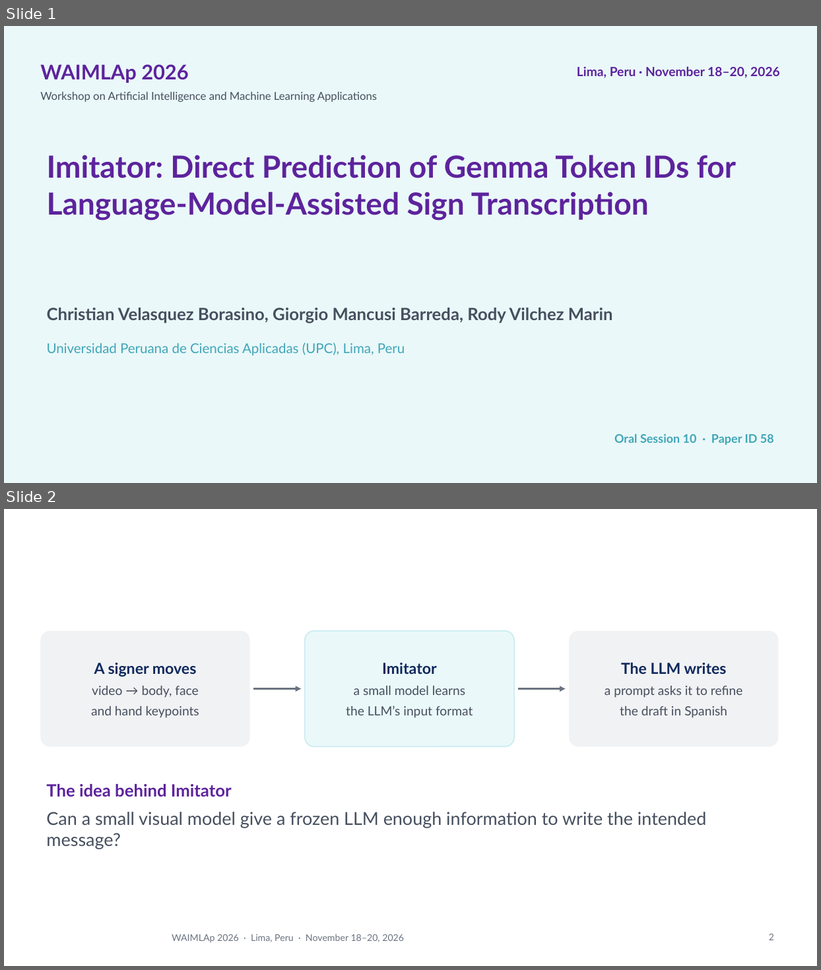
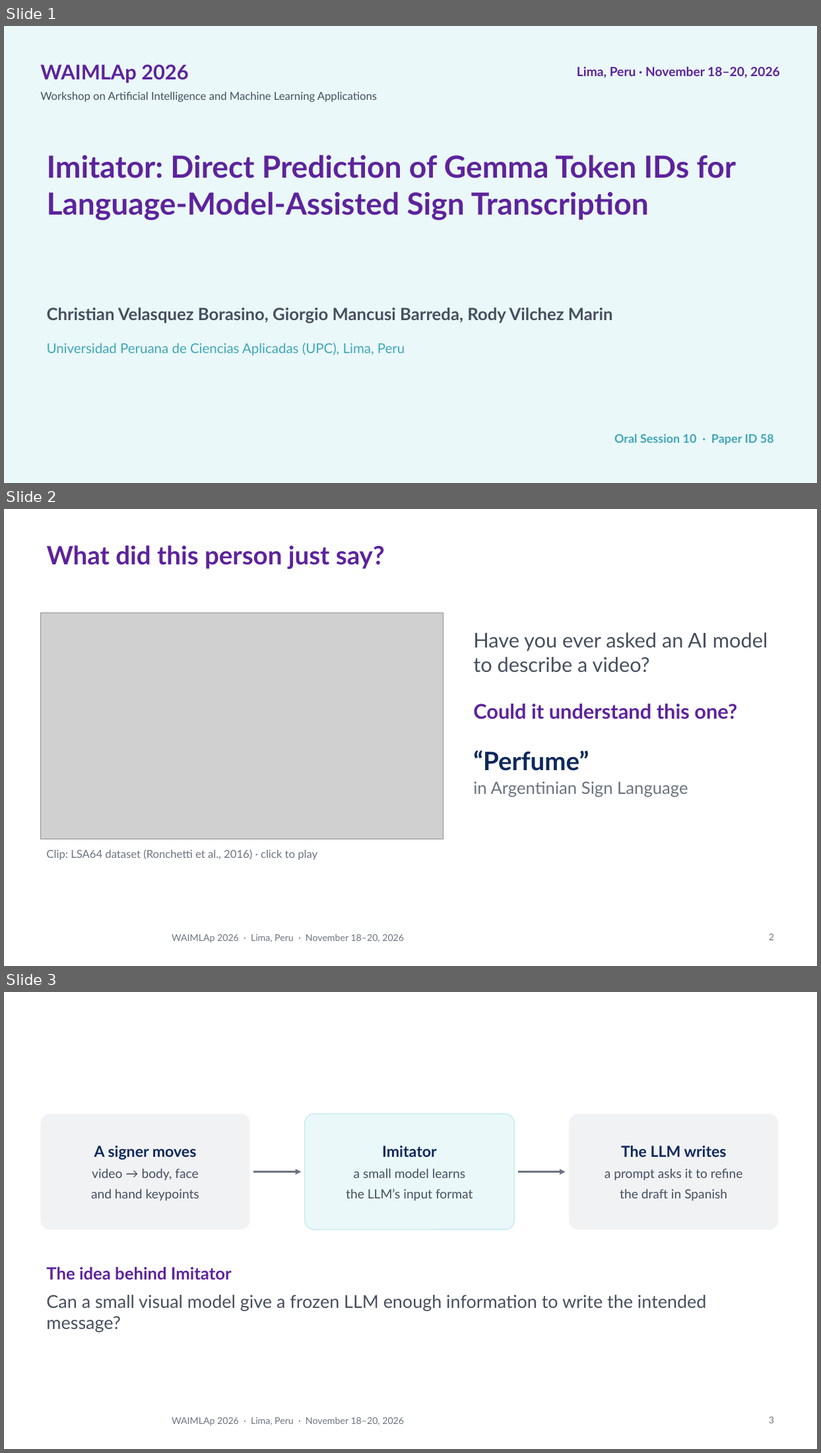
Before and after one commit to Percep3/Imitator, a slide deck: presentation/waimlap2026/imitator_waimlap2026.pptx. Shown one above the other, each under a label of ours: slides 1 and 2 before the commit, slides 1, 2 and 3 after it. The pictures are 821x970 and 821x1453 pixels, drawn with LibreOffice and Linux fonts; fonts in the diff are those of the drawing; grey boxes stand for pictures; background and template pictures are left out. Boxes give left, top, right and bottom in pixels: in the first picture for what was removed or moved away, otherwise in the second. Text is boxed around its words. In the diff, an @@ line names an element or a change of style, - is before the commit and + after.

```diff
--- a/presentation/waimlap2026/imitator_waimlap2026.pptx
+++ b/presentation/waimlap2026/imitator_waimlap2026.pptx
@@ slide 2 added at box(4, 509, 817, 966), background #FFFFFF; not listed: 1 template element that a slide beside it also shows @@
@@ title added at box(47, 545, 385, 569), 30 pt, text #5D239C, bold @@
+What did this person just say?
@@ picture added at box(40, 613, 443, 839) @@
@@ text added at box(473, 632, 768, 797), 24 pt, text #464F5E @@
+Have you ever asked an AI model to describe a video?
+Could it understand this one?
+“Perfume”
+in Argentinian Sign Language
@@ text added at box(46, 850, 318, 860), 13 pt, text #6B7380 @@
+Clip: LSA64 dataset (Ronchetti et al., 2016) · click to play
@@ page number added at box(769, 934, 774, 941), 11 pt, text #6B7380 @@
+2
@@ what was slide 2 is now slide 3 @@
@@ page number at box(769, 1417, 774, 1424): text changed @@
-2
+3
```
Also in this commit, not shown: 1 slide changed, 5 other files.
